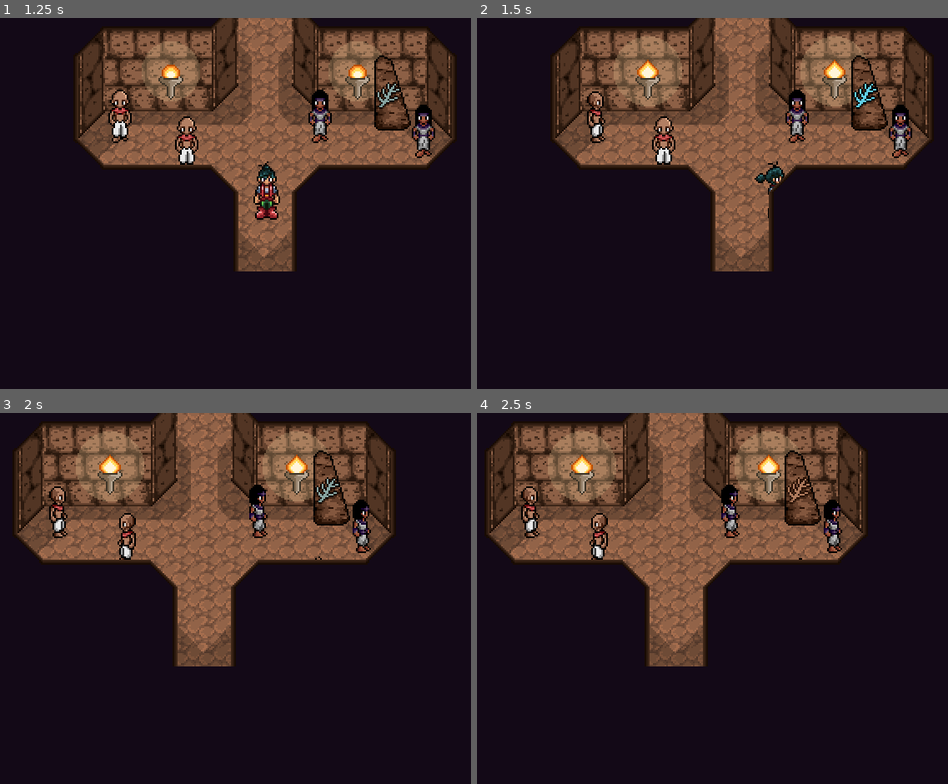
Above: before the commit, frames 1-4 (two rows, left to right).
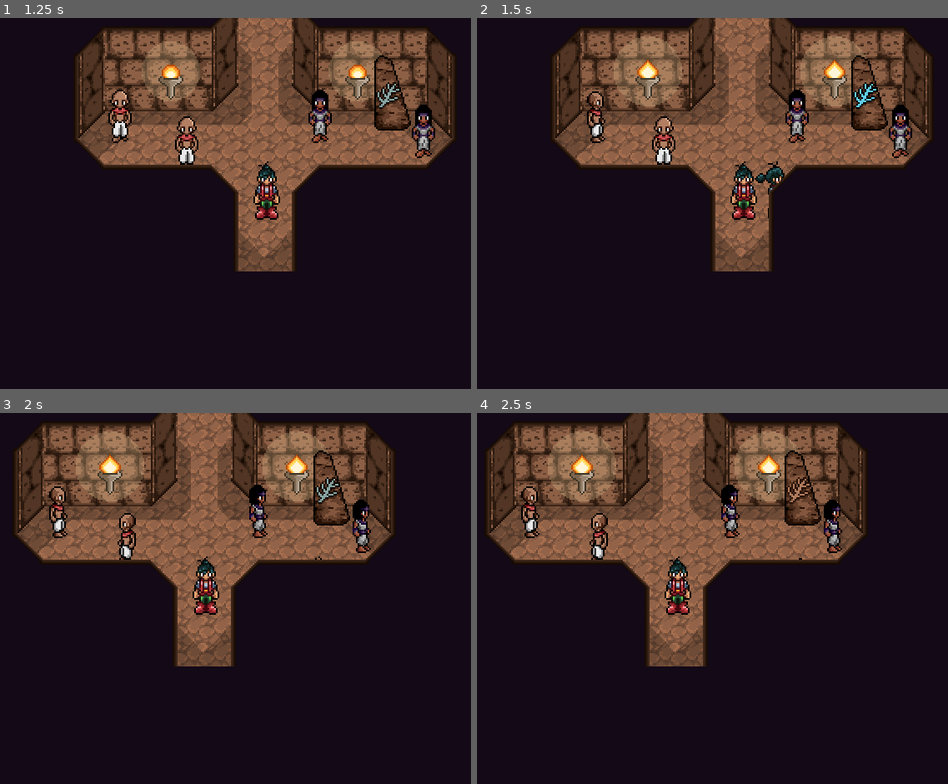
Above: after the commit, the same moments.

Repository: jbahamon/Kadath
Game: Godot game, scene res://ui/main_menu/main_menu.tscn
Same seed, same stepped clock (60 frames per second), same inputs: the game is played once before the commit and once after it.
Inputs (mouse positions are in pixels of both pictures, inside the frame that each line leads up to):
- Up to frame 1 (1.25 s): click "New Game" at 0.5 s
- Up to frame 2 (1.5 s): tap Enter at 1.25 s; move the mouse to (863, 199) at 1.27 s; hold Right (ui_right) from 1.28 s (still down); tap Z (run) at 1.35 s; click (863, 199) at 1.42 s
- Up to frame 3 (2 s): keep holding Right (ui_right); tap X (ui_accept) at 1.52 s
- Up to frame 4 (2.5 s): release Right (ui_right) at 2 s; drag from (637, 631) to (736, 520) at 2.02 s

Frame 1 is identical in both runs. In frame 2, 0.6% of the frame differs, in the area x 53-60%, y 38-55%; in frame 3, 0.6%; in frame 4, 0.6%.

Commit message:
emergency commit

Diff:
--- /dev/null
+++ b/battle/actions/attack.gd
@@ -0,0 +1,15 @@
+extends BattleAction
+
+
+func execute(targets):
+	assert(initialized)
+	if actor.party_member and not targets:
+		return false
+
+	for target in targets:
+		yield(actor.skin.move_to(target), "completed")
+		var hit = Hit.new(actor.stats.strength)
+		target.take_damage(hit)
+		yield(actor.get_tree().create_timer(1.0), "timeout")
+		yield(return_to_start_position(), "completed")
+	return true
--- /dev/null
+++ b/battle/actions/attack.tscn
@@ -0,0 +1,6 @@
+[gd_scene load_steps=2 format=2]
+
+[ext_resource path="res://battle/actions/attack.gd" type="Script" id=1]
+
+[node name="BattleAction" type="Node"]
+script = ExtResource( 1 )
--- /dev/null
+++ b/battle/actions/battle_action.gd
@@ -0,0 +1,26 @@
+extends Node
+
+class_name BattleAction
+
+var initialized = false
+
+# Since Actions can be instanced by code (ie skills) these
+# actions doesn't have an owner, that's why we get the owner
+# from it's parent (BattlerActions.gd)
+onready var actor: Battler = get_parent().get_owner()
+export (String) var description: String = "Base battle action"
+
+
+func initialize(battler: Battler) -> void:
+	actor = battler
+	initialized = true
+
+
+func execute(targets: Array):
+	assert(initialized)
+	print("%s missing overwrite of the execute method" % name)
+	return false
+
+
+func can_use() -> bool:
+	return true
--- /dev/null
+++ b/battle/ai/battler_ai.gd
@@ -0,0 +1,14 @@
+extends Node
+
+class_name BattlerAI
+
+
+func choose_action(actor: Battler, battlers: Array):
+	# Select an action to perform in combat
+	# Can be based on state of the actor
+	pass
+
+
+func choose_targets(actor: Battler, action, battlers: Array):
+	# Chooses a target to perform an action on
+	pass
--- /dev/null
+++ b/battle/ai/player_input.gd
@@ -0,0 +1,11 @@
+extends BattlerAI
+
+var interface: Node
+
+
+func choose_action(actor: Battler, battlers: Array):
+	return yield(interface.choose_action(actor), "completed")
+
+
+func choose_targets(actor: Battler, action, battlers: Array):
+	return yield(interface.choose_targets(battlers), "completed")
--- /dev/null
+++ b/battle/ai/random_ai.gd
@@ -0,0 +1,14 @@
+extends Node
+
+class_name BattlerAI
+
+
+func choose_action(actor: Battler, battlers: Array):
+	# Select an action to perform in combat
+	# Can be based on state of the actor
+	pass
+
+
+func choose_targets(actor: Battler, action, battlers: Array):
+	# Chooses a target to perform an action on
+	pass
--- /dev/null
+++ b/battle/battle_loop.gd
@@ -0,0 +1,89 @@
+extends Node
+
+class_name BattleLoop
+# This class is responsible for running the battle's steps.
+# It should handle choosing turn order, pre and post action events (such as
+# status damage, etc) and win/lose conditions
+
+var battlers: Array
+var preview_size: int = 6
+var preview: Array
+var priority_queue := PriorityQueue.new()
+var reset_preview := false
+
+
+func initialize(init_battlers: Array):
+	self.battlers = init_battlers
+	for battler in battlers:
+		priority_queue.add(battler, battler.get_priority())
+
+	# We build the preview. We have to advance the queue to get the preview
+	for i in range(preview_size):
+		var preview_battler = priority_queue.pop_min()
+		preview.append(preview_battler)
+		priority_queue.add(preview_battler, preview_battler.get_priority())
+
+
+
+func do_battle():
+	var current_battler: Battler
+	var action
+	var targets: Array
+
+
+	while true:
+		print(get_preview_text())
+		current_battler = self.preview.pop_front()
+		print("%s's turn" % current_battler.display_name)
+
+		action = yield(current_battler.choose_action(current_battler, battlers), "completed")
+		targets = yield(current_battler.choose_targets(current_battler, action, battlers), "completed")
+
+		print("%s used %s" % [current_battler.display_name, action.name])
+
+		yield(self.play_turn(action, targets), "completed")
+
+		if is_battle_won():
+			print("You won!")
+			break
+
+		if is_battle_lost():
+			print("You lost...")
+			break
+
+		self.update_queue()
+
+
+func is_battle_won() -> bool:
+	for battler in battlers:
+		if battler.alive and not battler.is_ally():
+			return false
+	return true
+
+
+func is_battle_lost() -> bool:
+	for battler in battlers:
+		if battler.alive and battler.is_party_member():
+			return false
+	return true
+
+
+func update_queue():
+	if self.reset_preview:
+		preview = []
+		self.reset_preview = false
+
+	while preview.size() < preview_size:
+		var preview_battler = priority_queue.pop_min()
+		preview.push_back(preview_battler)
+		priority_queue.add(preview_battler, preview_battler.get_priority())
+
+func get_preview_text():
+	var r = "Turn Preview: "
+	for b in preview:
+		r += b.display_name
+
+	return r
+
+func play_turn(action, targets: Array):
+	yield(action.execute(targets), "completed")
--- /dev/null
+++ b/battle/battle_loop.tscn
@@ -0,0 +1,7 @@
+[gd_scene load_steps=2 format=2]
+
+[ext_resource path="res://battle/battle_loop.gd" type="Script" id=1]
+
+
+[node name="TurnQueue" type="Node"]
+script = ExtResource( 1 )
--- /dev/null
+++ b/battle/battle_scene.gd
@@ -0,0 +1,19 @@
+extends Node
+
+# The Battle Scene should handle initialization: this is, connecting characters
+# to the loop, and handling restoring everything to its normal state once the
+# battle has finished
+
+# Declare member variables here. Examples:
+# var a = 2
+# var b = "text"
+var loop: BattleLoop
+
+# Called when the node enters the scene tree for the first time.
+func _ready():
+	pass # Replace with function body.
+
+
+func initialize():
+	# initialize turn queue from party and encounter
+	return
--- /dev/null
+++ b/battle/battle_scene.tscn
@@ -0,0 +1,6 @@
+[gd_scene load_steps=2 format=2]
+
+[ext_resource path="res://battle/battle_scene.gd" type="Script" id=1]
+
+[node name="BattleScene" type="Node"]
+script = ExtResource( 1 )
--- a/battle/battler.gd
+++ b/battle/battler/battler.gd
@@ -1,7 +1,7 @@
 # Base entity that represents a character or a monster in combat
 # Every battler has an AI node so all characters can work as a monster
 # or as a computer-controlled player ally
-extends Position2D
+extends Node
 
 class_name Battler
 
@@ -9,7 +9,6 @@
 
 export var stats: Resource
 onready var drops := $Drops
-onready var skin = $Skin
 onready var actions = $Actions
 # onready var bars = $Bars
 onready var skills = $Skills
@@ -31,7 +30,6 @@
 
 
 func initialize():
-	skin.initialize()
 	actions.initialize(skills.get_children())
 	stats = stats.copy()
 	stats.connect("health_depleted", self, "_on_health_depleted")
@@ -44,7 +42,6 @@
 
 func set_selected(value):
 	selected = value
-	skin.blink = value
 
 
 func set_selectable(value):
@@ -57,19 +54,20 @@
 	stats.take_damage(hit)
 	# prevent playing both stagger and death animation if health <= 0
 	if stats.health > 0:
-		skin.play_stagger()
+		self.play_anim('stagger')
 
 
 func _on_health_depleted():
 	selectable = false
-	yield(skin.play_death(), "completed")
+	yield(self.play_anim('death'), "completed")
 	emit_signal("died", self)
 
+func play_anim(anim_name):
+	self.get_parent().play_anim(anim_name)
 
-func appear():
-	var offset_direction = 1.0 if party_member else -1.0
-	skin.appear()
+func choose_action(battlers: Array):
+	return self.ai.choose_action(battlers)
 
 
-func has_point(point: Vector2):
-	return skin.battler_anim.extents.has_point(point)
+func choose_targets(battlers: Array):
+	return self.ai.choose_targets(battlers)
--- a/battle/battler.tscn
+++ b/battle/battler/battler.tscn
@@ -1,6 +1,7 @@
 [gd_scene load_steps=2 format=2]
 
-[ext_resource path="res://battle/battler.gd" type="Script" id=1]
+[ext_resource path="res://battle/battler/battler.gd" type="Script" id=1]
+
 
 [node name="Battler" type="Position2D"]
 script = ExtResource( 1 )
@@ -11,10 +12,4 @@
 
 [node name="AI" type="Node" parent="."]
 
-[node name="Skin" type="Position2D" parent="."]
-
-[node name="Tween" type="Tween" parent="Skin"]
-
-[node name="AnimationPlayer" type="AnimationPlayer" parent="Skin"]
-
 [node name="Actions" type="Node" parent="."]
--- a/main/local_scene.tscn
+++ b/main/local_scene.tscn
@@ -1,7 +1,7 @@
 [gd_scene load_steps=10 format=2]
 
 [ext_resource path="res://ui/PixelInterface/Style/Stone.tres" type="StyleBox" id=1]
-[ext_resource path="res://main/party.tscn" type="PackedScene" id=2]
+[ext_resource path="res://party/party.tscn" type="PackedScene" id=2]
 [ext_resource path="res://ui/pause_menu/pause_menu.tscn" type="PackedScene" id=3]
 [ext_resource path="res://ui/PixelInterface/Theme.tres" type="Theme" id=4]
 [ext_resource path="res://addons/dialog_boxes/dialog_box.gd" type="Script" id=5]
@@ -9,6 +9,8 @@
 [ext_resource path="res://main/local_scene.gd" type="Script" id=7]
 [ext_resource path="res://ui/saves_menu/saves_popup.tscn" type="PackedScene" id=8]
 [ext_resource path="res://main/player_proxy.tscn" type="PackedScene" id=9]
+
+
 
 [node name="LocalScene" type="Node" groups=[
 "save",
--- a/main/party.tscn
+++ /dev/null
@@ -1,24 +0,0 @@
-[gd_scene load_steps=5 format=2]
-
-[ext_resource path="res://main/party.gd" type="Script" id=1]
-[ext_resource path="res://characters/party_member.tscn" type="PackedScene" id=2]
-[ext_resource path="res://characters/arden/growth.tres" type="Resource" id=3]
-[ext_resource path="res://characters/arden/icon.png" type="Texture" id=4]
-
-[node name="Party" type="Node" groups=[
-"save",
-]]
-script = ExtResource( 1 )
-
-[node name="Arden" parent="." instance=ExtResource( 2 )]
-display_name = "Arden"
-anim_path = NodePath("Anim")
-icon = ExtResource( 4 )
-growth = ExtResource( 3 )
-unlocked = true
-
-[node name="Anim" type="Position2D" parent="Arden"]
-
-[editable path="Arden"]
-
-[editable path="Arden/Battler"]
--- a/main/player_proxy.tscn
+++ b/main/player_proxy.tscn
@@ -1,7 +1,8 @@
 [gd_scene load_steps=4 format=2]
 
-[ext_resource path="res://characters/arden/arden_anim.tscn" type="PackedScene" id=1]
+[ext_resource path="res://party/arden/arden_anim.tscn" type="PackedScene" id=1]
 [ext_resource path="res://main/player_proxy.gd" type="Script" id=2]
+
 
 [sub_resource type="CapsuleShape2D" id=1]
 radius = 5.0
--- a/characters/arden/arden_anim.tscn
+++ b/party/arden/arden_anim.tscn
@@ -1,7 +1,8 @@
 [gd_scene load_steps=25 format=2]
 
-[ext_resource path="res://characters/arden/spritesheet.png" type="Texture" id=1]
-[ext_resource path="res://characters/character_anim.gd" type="Script" id=2]
+[ext_resource path="res://party/arden/spritesheet.png" type="Texture" id=1]
+[ext_resource path="res://party/character_anim.gd" type="Script" id=2]
+
 
 [sub_resource type="Animation" id=1]
 resource_name = "idle_down"
--- a/characters/arden/growth.tres
+++ b/party/arden/growth.tres
@@ -1,6 +1,6 @@
 [gd_resource type="Resource" load_steps=10 format=2]
 
-[ext_resource path="res://characters/growth_stats.gd" type="Script" id=1]
+[ext_resource path="res://party/growth_stats.gd" type="Script" id=1]
 
 [sub_resource type="Curve" id=1]
 max_value = 99.0
--- /dev/null
+++ b/party/party.tscn
@@ -0,0 +1,25 @@
+[gd_scene load_steps=6 format=2]
+
+[ext_resource path="res://party/party.gd" type="Script" id=1]
+[ext_resource path="res://party/party_member.tscn" type="PackedScene" id=2]
+[ext_resource path="res://party/arden/growth.tres" type="Resource" id=3]
+[ext_resource path="res://party/arden/icon.png" type="Texture" id=4]
+[ext_resource path="res://party/arden/arden_anim.tscn" type="PackedScene" id=5]
+
+[node name="Party" type="Node" groups=[
+"save",
+]]
+script = ExtResource( 1 )
+
+[node name="Arden" parent="." instance=ExtResource( 2 )]
+display_name = "Arden"
+anim_path = NodePath("Anim")
+icon = ExtResource( 4 )
+growth = ExtResource( 3 )
+unlocked = true
+
+[node name="Anim" parent="Arden" instance=ExtResource( 5 )]
+
+[editable path="Arden"]
+
+[editable path="Arden/Battler"]
--- a/characters/party_member.gd
+++ b/party/party_member.gd
@@ -29,8 +29,7 @@
 	assert(growth)
 	# TODO
 	stats = growth.create_stats(experience)
-	battler.stats = stats
-
+	# battler.stats = stats
 
 func update_stats(before_stats: CharacterStats):
 	# Update this character's stats to match select changes
@@ -40,13 +39,13 @@
 	if before_level != after_level:
 		stats = growth.create_stats(experience)
 		emit_signal("level_changed", after_level, before_level)
-	battler.stats = stats
+	# battler.stats = stats
 
 
 func get_battler_copy():
 	# Returns a copy of the battler to add to the CombatArena
 	# at the start of a battle
-	return battler.duplicate()
+	return null # battler.duplicate()
 
 
 func get_pawn_anim():
--- a/characters/party_member.tscn
+++ b/party/party_member.tscn
@@ -1,7 +1,9 @@
 [gd_scene load_steps=3 format=2]
 
-[ext_resource path="res://characters/party_member.gd" type="Script" id=1]
-[ext_resource path="res://battle/battler.tscn" type="PackedScene" id=2]
+[ext_resource path="res://party/party_member.gd" type="Script" id=1]
+[ext_resource path="res://battle/battler/battler.tscn" type="PackedScene" id=2]
+
+
 
 [node name="PartyMember" type="Node"]
 script = ExtResource( 1 )
--- a/project.godot
+++ b/project.godot
@@ -24,20 +24,35 @@
 "language": "GDScript",
 "path": "res://location/base_classes/npc/base_npc.gd"
 }, {
-"base": "Position2D",
+"base": "Node",
+"class": "BattleAction",
+"language": "GDScript",
+"path": "res://battle/actions/battle_action.gd"
+}, {
+"base": "Node",
+"class": "BattleLoop",
+"language": "GDScript",
+"path": "res://battle/battle_loop.gd"
+}, {
+"base": "Node",
 "class": "Battler",
 "language": "GDScript",
-"path": "res://battle/battler.gd"
+"path": "res://battle/battler/battler.gd"
+}, {
+"base": "Node",
+"class": "BattlerAI",
+"language": "GDScript",
+"path": "res://battle/ai/random_ai.gd"
 }, {
 "base": "Position2D",
 "class": "CharacterAnim",
 "language": "GDScript",
-"path": "res://characters/character_anim.gd"
+"path": "res://party/character_anim.gd"
 }, {
 "base": "Resource",
 "class": "CharacterStats",
 "language": "GDScript",
-"path": "res://characters/character_stats.gd"
+"path": "res://party/character_stats.gd"
 }, {
 "base": "InventoryItem",
 "class": "Equipment",
@@ -52,7 +67,7 @@
 "base": "Resource",
 "class": "GrowthStats",
 "language": "GDScript",
-"path": "res://characters/growth_stats.gd"
+"path": "res://party/growth_stats.gd"
 }, {
 "base": "Equipment",
 "class": "Helmet",
@@ -92,17 +107,22 @@
 "base": "Node",
 "class": "Party",
 "language": "GDScript",
-"path": "res://main/party.gd"
+"path": "res://party/party.gd"
 }, {
 "base": "Node",
 "class": "PartyMember",
 "language": "GDScript",
-"path": "res://characters/party_member.gd"
+"path": "res://party/party_member.gd"
 }, {
 "base": "KinematicBody2D",
 "class": "PlayerProxy",
 "language": "GDScript",
 "path": "res://main/player_proxy.gd"
+}, {
+"base": "Reference",
+"class": "PriorityQueue",
+"language": "GDScript",
+"path": "res://utils/priority_queue.gd"
 }, {
 "base": "Resource",
 "class": "SaveData",
@@ -123,7 +143,10 @@
 "Accessory": "",
 "Armor": "",
 "BaseNPC": "",
+"BattleAction": "",
+"BattleLoop": "",
 "Battler": "",
+"BattlerAI": "",
 "CharacterAnim": "",
 "CharacterStats": "",
 "Equipment": "",
@@ -139,6 +162,7 @@
 "Party": "",
 "PartyMember": "",
 "PlayerProxy": "",
+"PriorityQueue": "",
 "SaveData": "",
 "SavesPopup": "",
 "Weapon": ""
@@ -162,8 +186,8 @@
 
 window/size/width=320
 window/size/height=240
-window/size/test_width=640
-window/size/test_height=480
+window/size/test_width=1280
+window/size/test_height=960
 window/dpi/allow_hidpi=true
 window/stretch/mode="2d"
 window/stretch/aspect="keep"
--- a/ui/pause_menu/party_submenu/party_member_item.tscn
+++ b/ui/pause_menu/party_submenu/party_member_item.tscn
@@ -1,8 +1,9 @@
 [gd_scene load_steps=4 format=2]
 
-[ext_resource path="res://characters/arden/icon.png" type="Texture" id=1]
+[ext_resource path="res://party/arden/icon.png" type="Texture" id=1]
 [ext_resource path="res://ui/pause_menu/party_submenu/party_member_item.gd" type="Script" id=2]
 [ext_resource path="res://ui/PixelInterface/Theme.tres" type="Theme" id=3]
+
 
 [node name="PartyCharacterItem" type="CenterContainer"]
 margin_left = 78.0
--- /dev/null
+++ b/utils/priority_queue.gd
@@ -0,0 +1,80 @@
+class_name PriorityQueue
+
+class PriorityQueueElement:
+	var value
+	var priority: int
+	var counter
+
+	func _init(init_value, init_priority: int, init_counter: int):
+		value = init_value
+		priority = init_priority
+		counter = init_counter
+
+	func gt(other_element: PriorityQueueElement):
+		if priority != other_element.priority:
+			return priority > other_element.priority
+		else:
+			return counter > other_element.counter
+
+var counter = 0
+var _elements: Array = []
+
+func is_empty() -> bool:
+	return self._elements.size() == 0
+
+func add(value, priority: int):
+	var element = PriorityQueueElement.new(value, priority, counter)
+	counter += 1
+	_elements.append(element)
+	self._move_up(_elements.size() - 1)
+
+func pop_min() -> Array:
+	if _elements.size() == 0:
+		return []
+	_swap(0, _elements.size() - 1)
+
+	var min_element: PriorityQueueElement = _elements.pop_back()
+	_move_down(0)
+
+	for element in _elements:
+		element.priority -= min_element.priority
+
+	return min_element.value
+
+func _move_up(index: int) -> void:
+	while (index > 0):
+		var parent = (index - 1)/2
+
+		if _elements[parent].gt(_elements[index]):
+			_swap(index, parent)
+			index = parent
+		else:
+			return
+
+func _move_down(index: int) -> void:
+	while true:
+		var biggest_index = index
+		var left_child = (2 * index) + 1
+
+		if (left_child < _elements.size() and
+			_elements[biggest_index].gt(_elements[left_child])):
+			biggest_index = left_child
+
+		# Right Child
+		var right_child = (2 * index) + 2
+
+		if (right_child < _elements.size() and
+			_elements[biggest_index].gt(_elements[right_child])) :
+			biggest_index = right_child
+
+		# If i not same as maxIndex
+		if (index != biggest_index):
+			_swap(index, biggest_index)
+			index = biggest_index
+		else:
+			return
+
+func _swap(i, j):
+	var tmp = _elements[i]
+	_elements[i] = _elements[j]
+	_elements[j] = tmp
Renamed: Characters/Arden/Idle.aseprite -> party/arden/Idle.aseprite
Renamed: Characters/Arden/default_palette.aseprite -> party/arden/default_palette.aseprite
Renamed: characters/arden/icon.png -> party/arden/icon.png
Not shown, changed: party/arden/icon.png.import
Renamed: Characters/Arden/run_down.aseprite -> party/arden/run_down.aseprite
Renamed: Characters/Arden/spritesheet.png -> party/arden/spritesheet.png
Not shown, changed: party/arden/spritesheet.png.import
Renamed: Characters/Arden/walk_down.aseprite -> party/arden/walk_down.aseprite
Renamed: Characters/Arden/walk_right.aseprite -> party/arden/walk_right.aseprite
Renamed: Characters/Arden/walk_right.gif -> party/arden/walk_right.gif
Renamed: Characters/Arden/walk_up.aseprite -> party/arden/walk_up.aseprite
Renamed: Characters/Arden/walk_up.gif -> party/arden/walk_up.gif
(and 14 more such lines)
